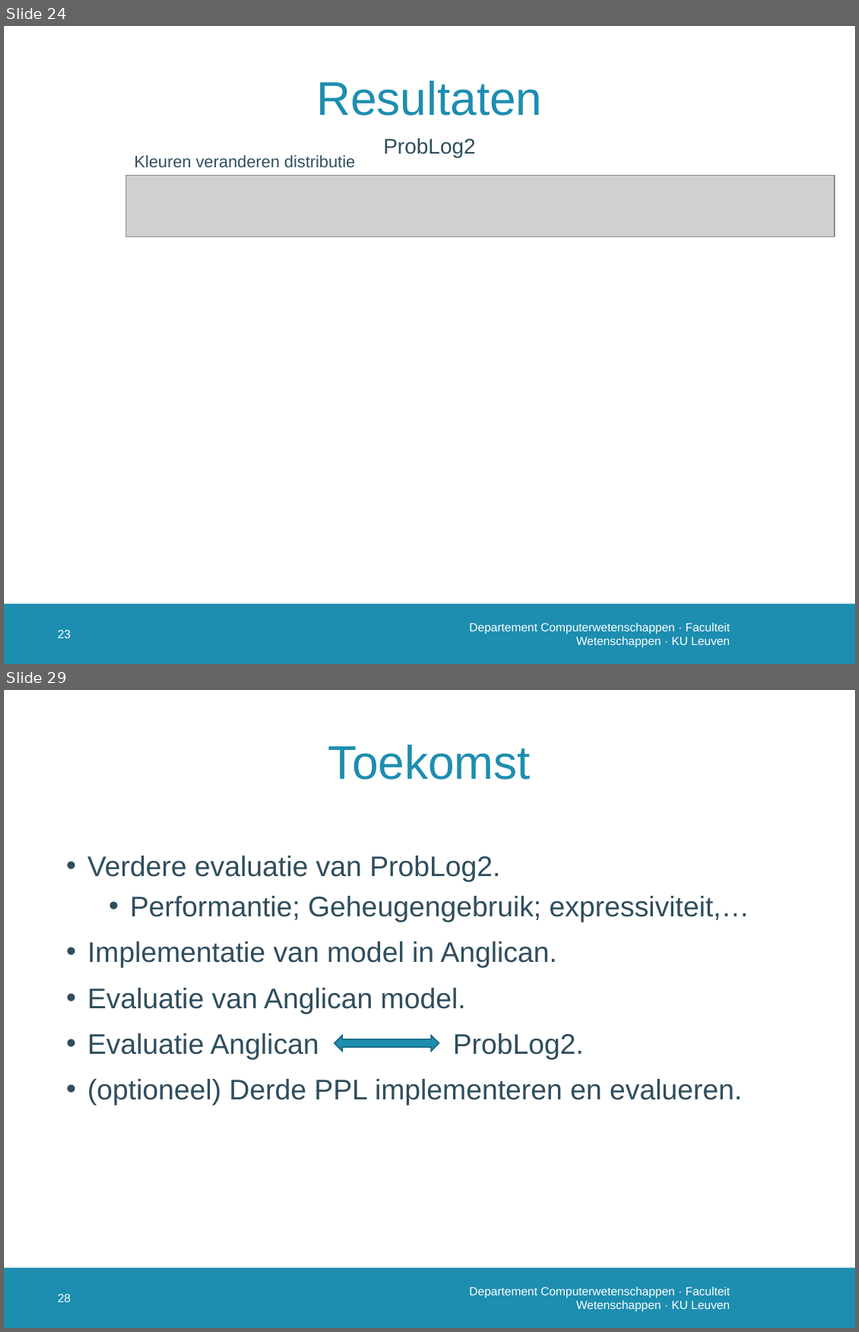
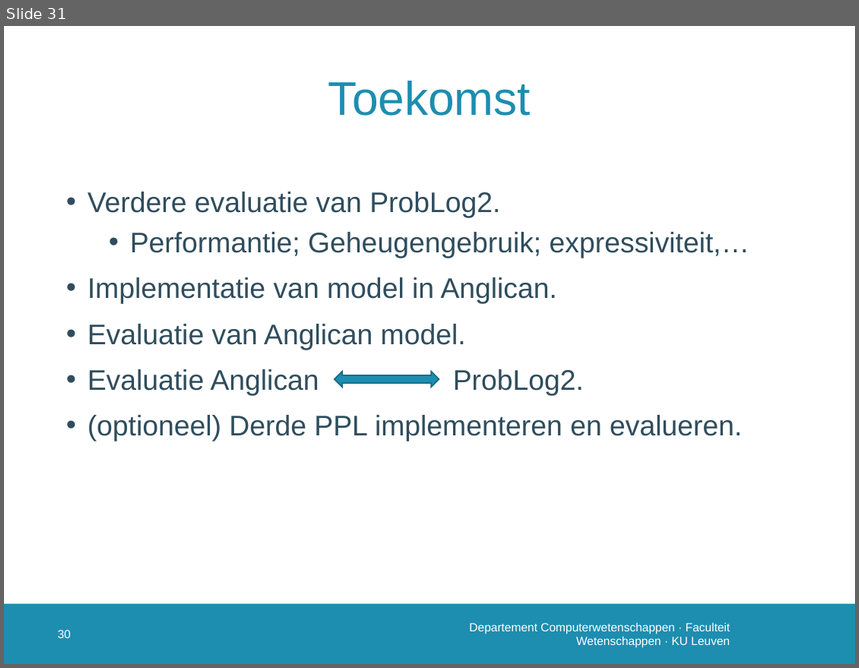
Before and after one commit to susverwimp/T208-Probabilistic-Programming-A-Case-Study, a slide deck: thesis/presentations/2 second/secondv2.pptx. Shown one above the other, each under a label of ours: slides 24 and 29 before the commit, slide 31 after it; the slides between them are not shown. The pictures are 859x1332 and 859x668 pixels, drawn with LibreOffice and Linux fonts; fonts in the diff are those of the drawing; grey boxes stand for pictures; background and template pictures are left out. Boxes give left, top, right and bottom in pixels: in the first picture for what was removed or moved away, otherwise in the second. Text is boxed around its words. In the diff, an @@ line names an element or a change of style, - is before the commit and + after.

```diff
--- a/thesis/presentations/2 second/secondv2.pptx
+++ b/thesis/presentations/2 second/secondv2.pptx
@@ slide 24 removed at bbox=[4, 26, 855, 664], background #FFFFFF; not listed: 1 template element that a slide beside it also shows @@
@@ title removed at bbox=[316, 81, 542, 116] @@
-Resultaten
@@ text removed at bbox=[383, 138, 475, 157] @@
-ProbLog2
@@ text removed at bbox=[134, 155, 355, 168] @@
-Kleuren veranderen distributie
@@ picture removed at bbox=[126, 176, 835, 237] @@
@@ page number removed at bbox=[58, 630, 71, 639] @@
-23
@@ text removed at bbox=[469, 623, 731, 648] @@
-Departement Computerwetenschappen · Faculteit Wetenschappen · KU Leuven
@@ what was slide 29 is now slide 31 @@
@@ page number at bbox=[58, 630, 71, 639]: text changed @@
-28
+30
```
Also in this commit, not shown: 9 slides changed, 4 slides added, 1 other slide removed.
